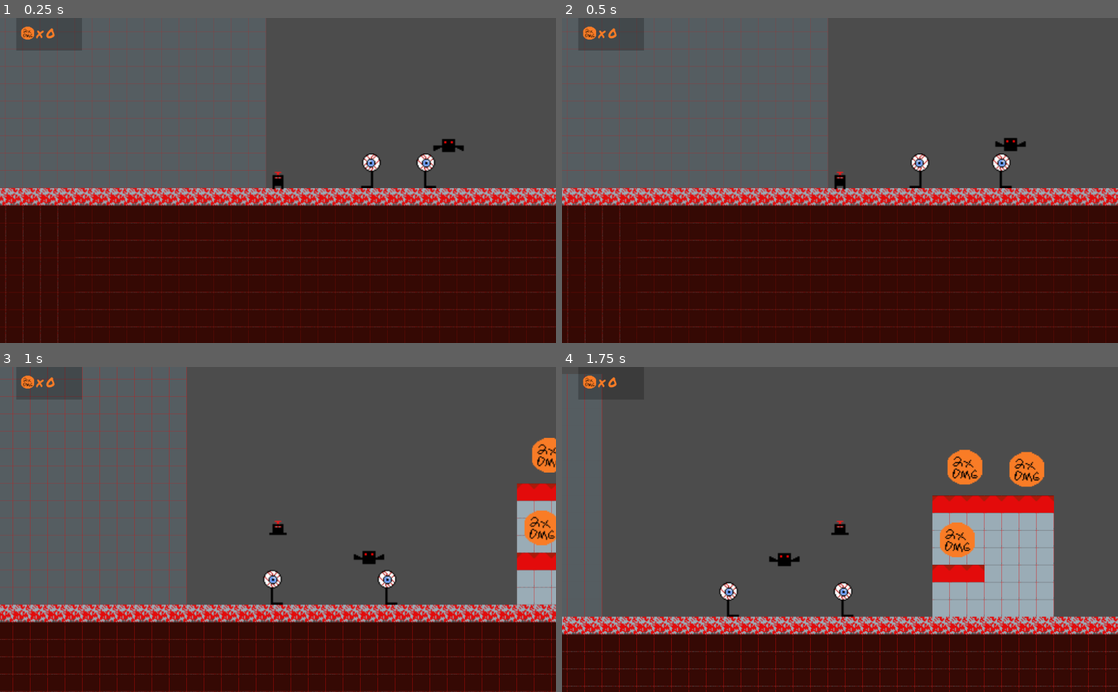
Above: before the commit, frames 1-4 (two rows, left to right).
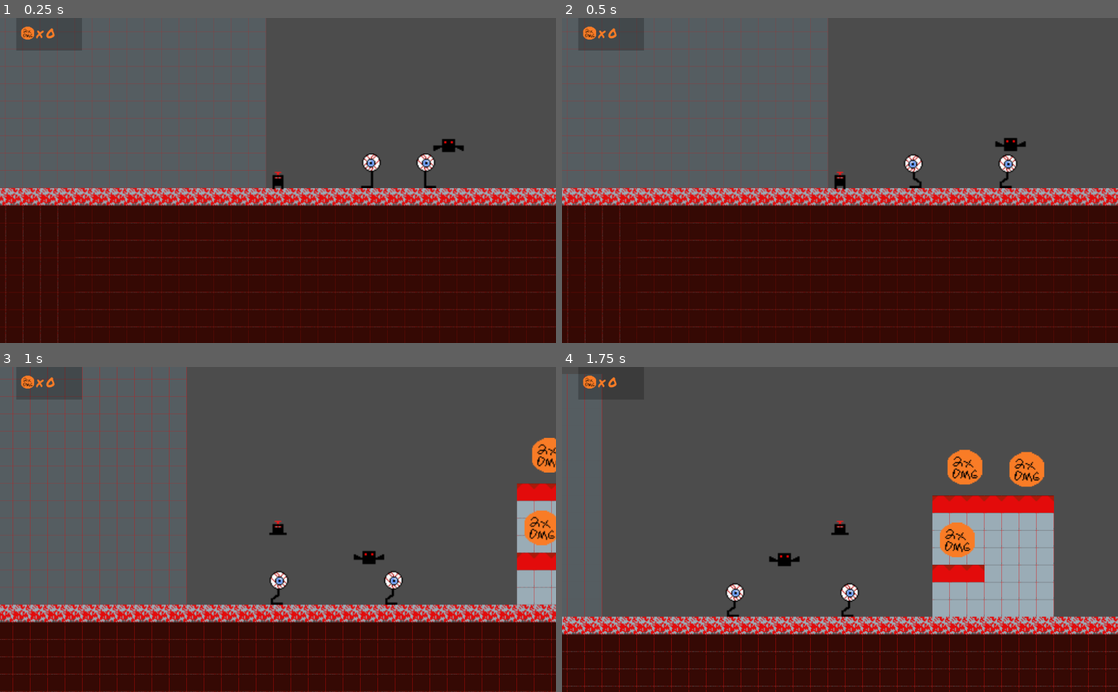
Above: after the commit, the same moments.

Repository: tompasini/Born4Lazers
Game: Godot game, scene res://Level1.tscn
The game is run twice, just before and just after one commit, with the same random seed, the same clock (stepped at 60 frames per second) and the same inputs.
Inputs:
- Up to frame 1 (0.25 s): no input
- Up to frame 2 (0.5 s): no input
- Up to frame 3 (1 s): hold D (right) from 0.53 s (still down); tap Space (jump) at 0.77 s
- Up to frame 4 (1.75 s): keep holding D (right); tap Space (jump) at 1.52 s

Frame 1 is identical in both runs. In frame 2, 0.5% of the frame differs, in the area x 61-82%, y 41-51%; in frame 3, 0.5%; in frame 4, 0.5%, in the area x 28-54%, y 66-76%.

Commit message:
eybes collisions and walk animation

Diff:
--- a/Eybes.gd
+++ b/Eybes.gd
@@ -3,6 +3,7 @@
 var velocity = Vector2()
 export var direction = -1
 export var detects_cliffs = true
+var speed = 50
 
 func _ready():
 	if(direction == 1):
@@ -19,6 +20,16 @@
 
 	velocity.y += 20
 
-	velocity.x = 50 * direction
+	velocity.x = speed * direction
 
 	velocity = move_and_slide(velocity, Vector2.UP)
+
+
+func _on_TopChecker_body_entered(body):
+	if(body.name == 'LZer'):
+		$AnimatedSprite.play('squished')
+		speed = 0
+		set_collision_layer_bit(4, false)
+		set_collision_mask_bit(0, false)
+		$TopChecker.set_collision_layer_bit(4, false)
+		$TopChecker.set_collision_mask_bit(0, false)
--- a/Eyebes.tscn
+++ b/Eyebes.tscn
@@ -1,8 +1,9 @@
-[gd_scene load_steps=6 format=2]
+[gd_scene load_steps=9 format=2]
 
-[ext_resource path="res://Assets/Enemies/Eyebes.png" type="Texture" id=1]
-[ext_resource path="res://Assets/Enemies/Eyebes Squished.png" type="Texture" id=2]
+[ext_resource path="res://Assets/Enemies/Eyebes/Eyebes.png" type="Texture" id=1]
+[ext_resource path="res://Assets/Enemies/Eyebes/Eyebes Squished.png" type="Texture" id=2]
 [ext_resource path="res://Eybes.gd" type="Script" id=3]
+[ext_resource path="res://Assets/Enemies/Eyebes/Eyebes Walk.png" type="Texture" id=4]
 
 [sub_resource type="SpriteFrames" id=1]
 animations = [ {
@@ -11,7 +12,7 @@
 "name": "squished",
 "speed": 5.0
 }, {
-"frames": [ ExtResource( 1 ) ],
+"frames": [ ExtResource( 1 ), ExtResource( 4 ) ],
 "loop": true,
 "name": "walk",
 "speed": 5.0
@@ -19,6 +20,12 @@
 
 [sub_resource type="CircleShape2D" id=2]
 radius = 8.0
+
+[sub_resource type="RectangleShape2D" id=4]
+extents = Vector2( 5.5, 1 )
+
+[sub_resource type="RectangleShape2D" id=3]
+extents = Vector2( 5, 2.5 )
 
 [node name="Eyebes" type="KinematicBody2D"]
 collision_layer = 16
@@ -28,15 +35,38 @@
 [node name="AnimatedSprite" type="AnimatedSprite" parent="."]
 frames = SubResource( 1 )
 animation = "walk"
+speed_scale = 0.625
+playing = true
 
-[node name="CollisionPolygon2D" type="CollisionPolygon2D" parent="."]
-polygon = PoolVector2Array( -10, 13, -1, 13, -1, 0, -5, -1, -8, -6, -8, -11, -6, -14, -2, -16, 4, -14, 7, -11, 8, -7, 6, -3, 3, -1, 1, 1, 1, 16, -10, 16 )
+[node name="Sides" type="Area2D" parent="."]
+visible = false
+collision_layer = 16
+collision_mask = 33
+
+[node name="CollisionPolygon2D" type="CollisionPolygon2D" parent="Sides"]
+polygon = PoolVector2Array( -7, -12, -8, -9, -8, -6, -7, -3, -4, -1, -2, 0, -1, 1, -1, 14, -10, 14, -10, 16, 1, 16, 1, 1, 3, -1, 6, -3, 7, -7, 7, -10, 6, -13, 5, -14, 5, -10, -6, -10 )
 
 [node name="CollisionShape2D" type="CollisionShape2D" parent="."]
+visible = false
 position = Vector2( -1, -8 )
 shape = SubResource( 2 )
 
+[node name="CollisionShape2D2" type="CollisionShape2D" parent="."]
+position = Vector2( -4.5, 15 )
+shape = SubResource( 4 )
+
 [node name="FloorChecker" type="RayCast2D" parent="."]
+visible = false
 position = Vector2( 0, -9 )
 enabled = true
 collision_mask = 2
+
+[node name="TopChecker" type="Area2D" parent="."]
+collision_layer = 16
+collision_mask = 33
+
+[node name="CollisionShape2D" type="CollisionShape2D" parent="TopChecker"]
+position = Vector2( -1, -13.5 )
+shape = SubResource( 3 )
+
+[connection signal="body_entered" from="TopChecker" to="." method="_on_TopChecker_body_entered"]
--- a/LZer.tscn
+++ b/LZer.tscn
@@ -12,14 +12,14 @@
 "name": "idle",
 "speed": 5.0
 }, {
+"frames": [ ExtResource( 3 ) ],
+"loop": true,
+"name": "run",
+"speed": 5.0
+}, {
 "frames": [ ExtResource( 4 ) ],
 "loop": true,
 "name": "jump",
-"speed": 5.0
-}, {
-"frames": [ ExtResource( 3 ) ],
-"loop": true,
-"name": "run",
 "speed": 5.0
 } ]
 
--- a/Level1.tscn
+++ b/Level1.tscn
@@ -57,18 +57,6 @@
 collision_mask = 17
 format = 1
 tile_data = PoolIntArray( 65522, -1610612730, 0, 65523, -1610612730, 0, 65524, -1610612730, 0, 65525, -1610612730, 0, 6 …(14075 unchanged characters)…
-
-[node name="LZer" parent="." instance=ExtResource( 2 )]
-position = Vector2( 60, 218 )
-
-[node name="Camera2D" type="Camera2D" parent="LZer"]
-current = true
-zoom = Vector2( 0.5, 0.5 )
-limit_left = -1088
-limit_top = -500
-limit_right = 3000
-limit_bottom = 600
-limit_smoothed = true
 
 [node name="FallZone" type="Area2D" parent="."]
 position = Vector2( 548, 353 )
@@ -140,5 +128,17 @@
 direction = 1
 detects_cliffs = false
 
+[node name="LZer" parent="." instance=ExtResource( 2 )]
+position = Vector2( 60, 218 )
+
+[node name="Camera2D" type="Camera2D" parent="LZer"]
+current = true
+zoom = Vector2( 0.5, 0.5 )
+limit_left = -1088
+limit_top = -500
+limit_right = 3000
+limit_bottom = 600
+limit_smoothed = true
+
+[connection signal="body_entered" from="FallZone" to="LZer" method="_on_FallZone_body_entered"]
 [connection signal="dmg_power_up_collected" from="LZer" to="HUD" method="_on_LZer_dmg_power_up_collected"]
-[connection signal="body_entered" from="FallZone" to="LZer" method="_on_FallZone_body_entered"]
Renamed: Assets/Enemies/Eyebes Squished.png -> Assets/Enemies/Eyebes/Eyebes Squished.png
Not shown, changed: Assets/Enemies/Eyebes/Eyebes Squished.png.import
Binary file added: Assets/Enemies/Eyebes/Eyebes Walk.png
Not shown, added: Assets/Enemies/Eyebes/Eyebes Walk.png.import
Renamed: Assets/Enemies/Eyebes.png -> Assets/Enemies/Eyebes/Eyebes.png
Not shown, changed: Assets/Enemies/Eyebes/Eyebes.png.import
